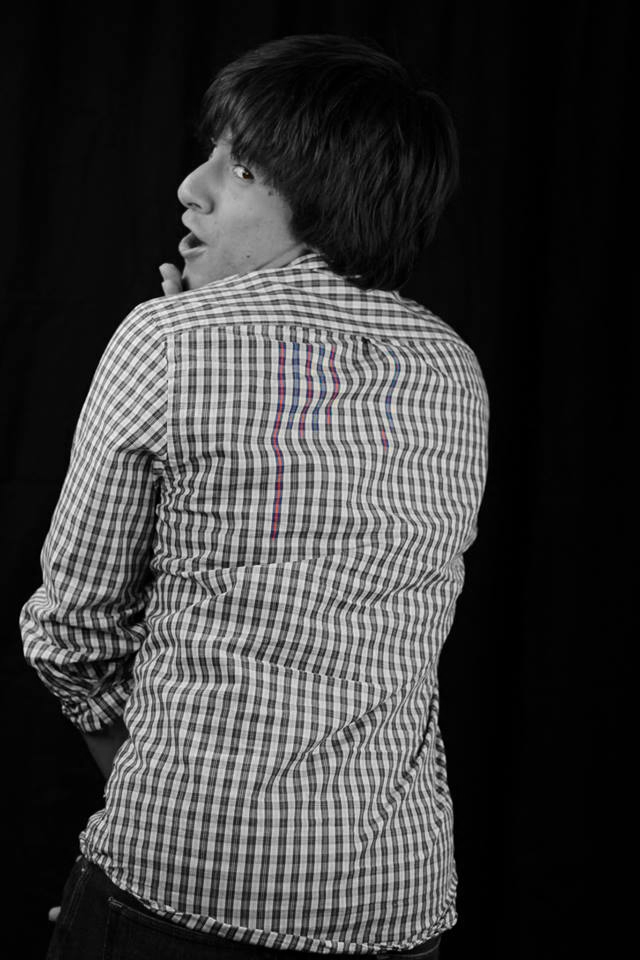
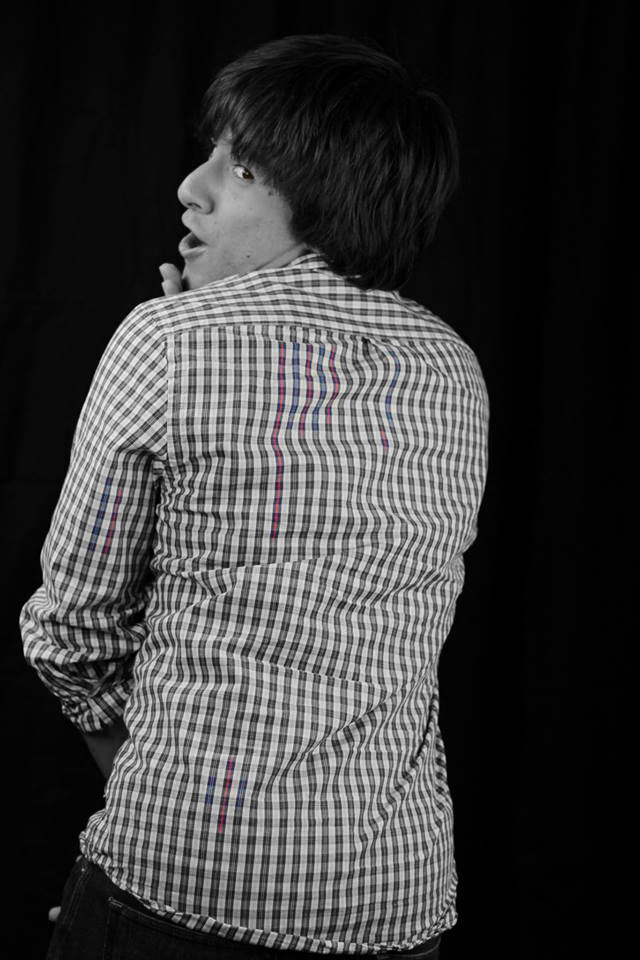
Before/after of a 640x960 layered artwork. What changed in the layer stack:
painted on "Layer 1 copy" over bbox(88, 477, 249, 835)
